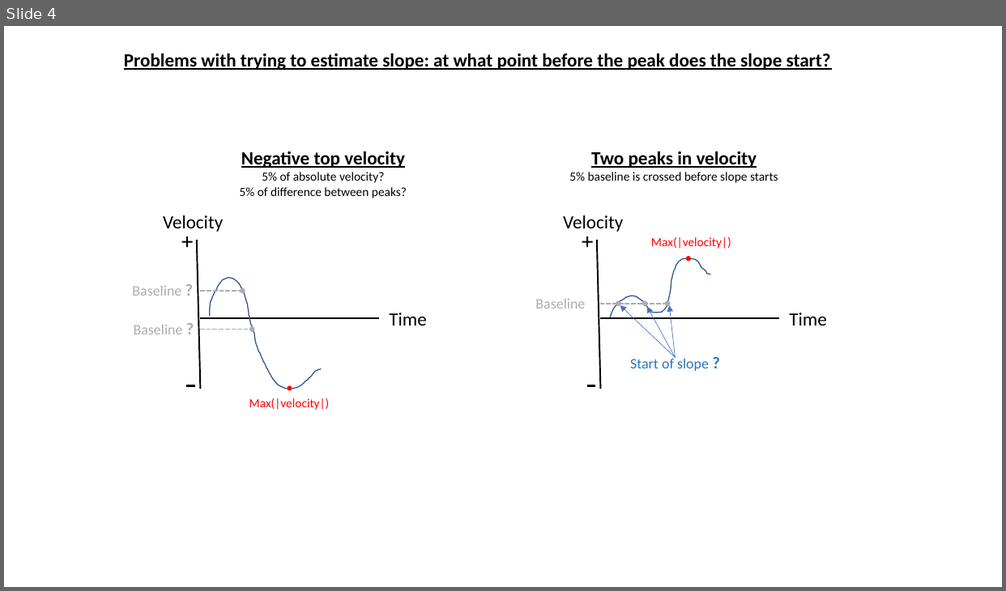
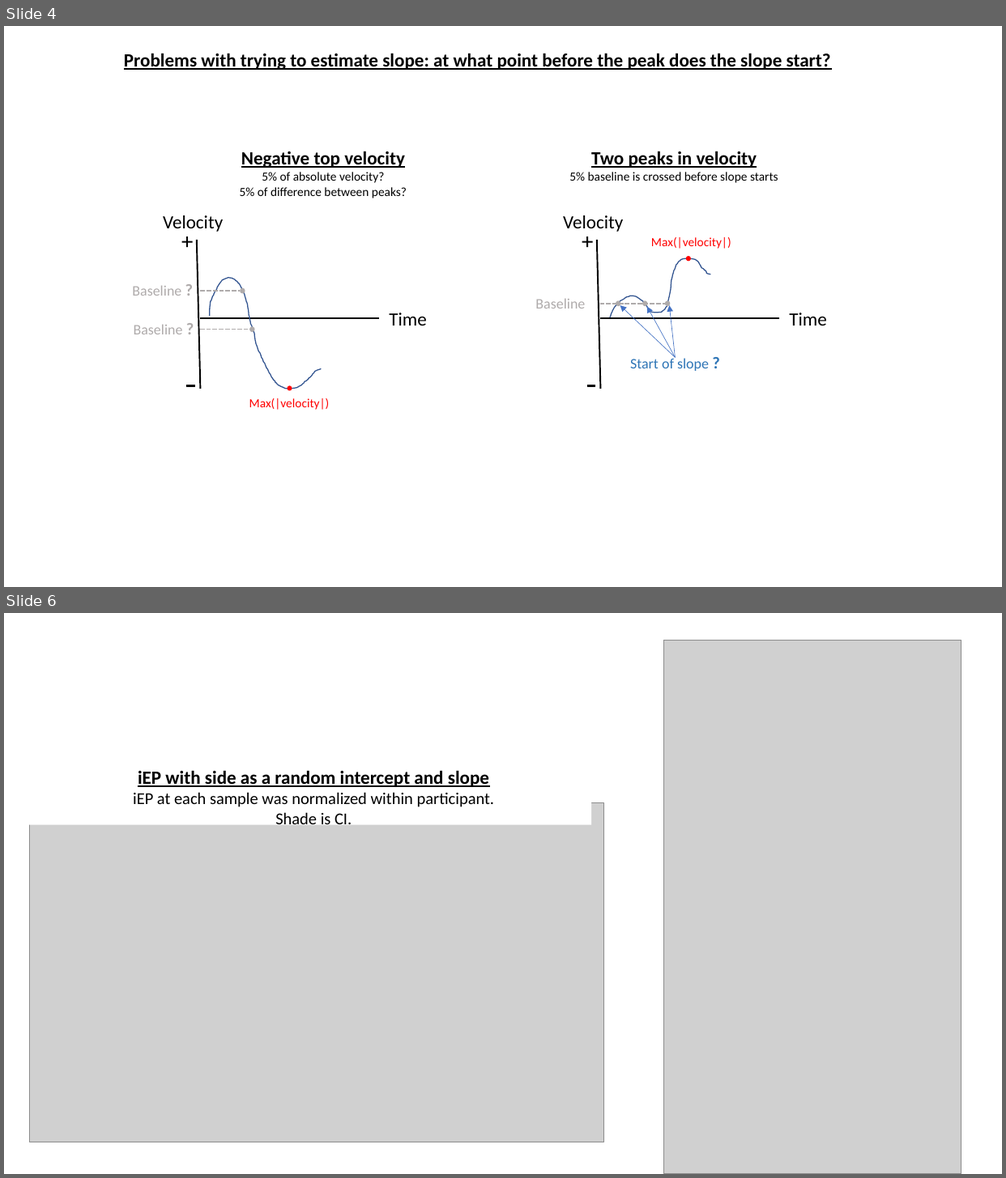
Before and after one commit to khenheller/subliminal_priming_w_motion_capture, a slide deck: analysis/figures/2022_12_11_vel_acc_iep.pptx. Shown one above the other, each under a label of ours: slide 4 before the commit, slides 4 and 6 after it; the slides between them are not shown. The pictures are 1006x591 and 1006x1178 pixels, drawn with LibreOffice and Linux fonts; fonts in the diff are those of the drawing; grey boxes stand for pictures. Boxes give left, top, right and bottom in pixels: in the first picture for what was removed or moved away, otherwise in the second. Text is boxed around its words. In the diff, an @@ line names an element or a change of style, - is before the commit and + after.

Commit message:
Within sub regression iEP, vel, acc

```diff
--- a/analysis/figures/2022_12_11_vel_acc_iep.pptx
+++ b/analysis/figures/2022_12_11_vel_acc_iep.pptx
@@ slide 6 added at bbox=[4, 613, 1002, 1174], background #FFFFFF @@
@@ picture added at bbox=[663, 640, 961, 1174] @@
@@ text added at bbox=[133, 770, 495, 824], 16 pt, text #000000 @@
+iEP with side as a random intercept and slope
+iEP at each sample was normalized within participant.
+Shade is CI.
@@ rectangle added at bbox=[25, 797, 592, 825], fill #FFFFFF @@
@@ picture added at bbox=[29, 803, 603, 1142] @@
```
Also in this commit, not shown: 7 other files.
